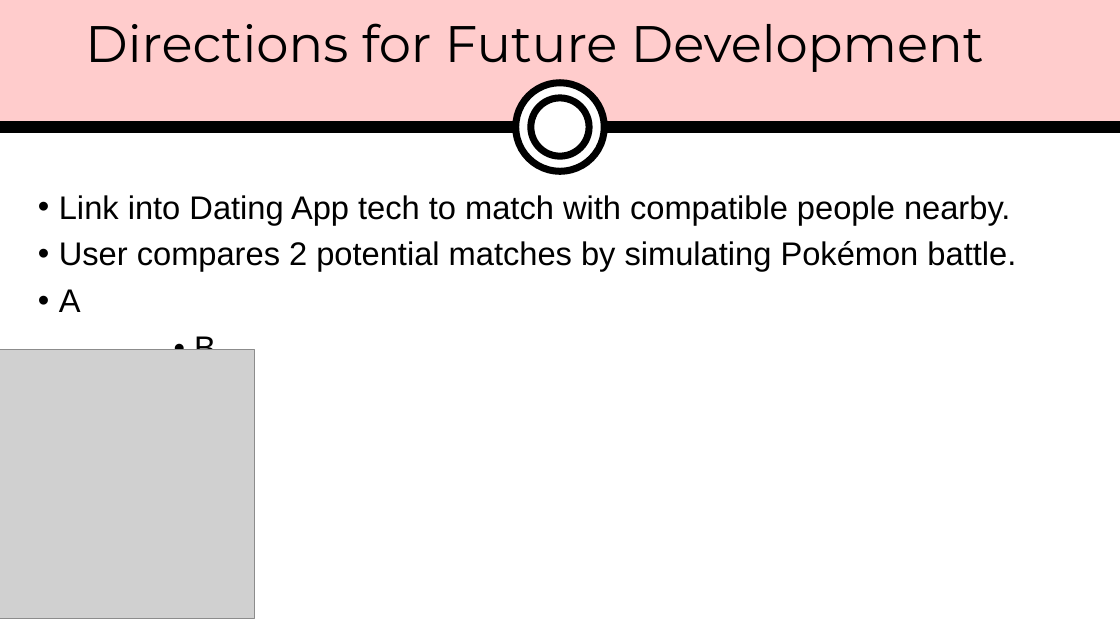
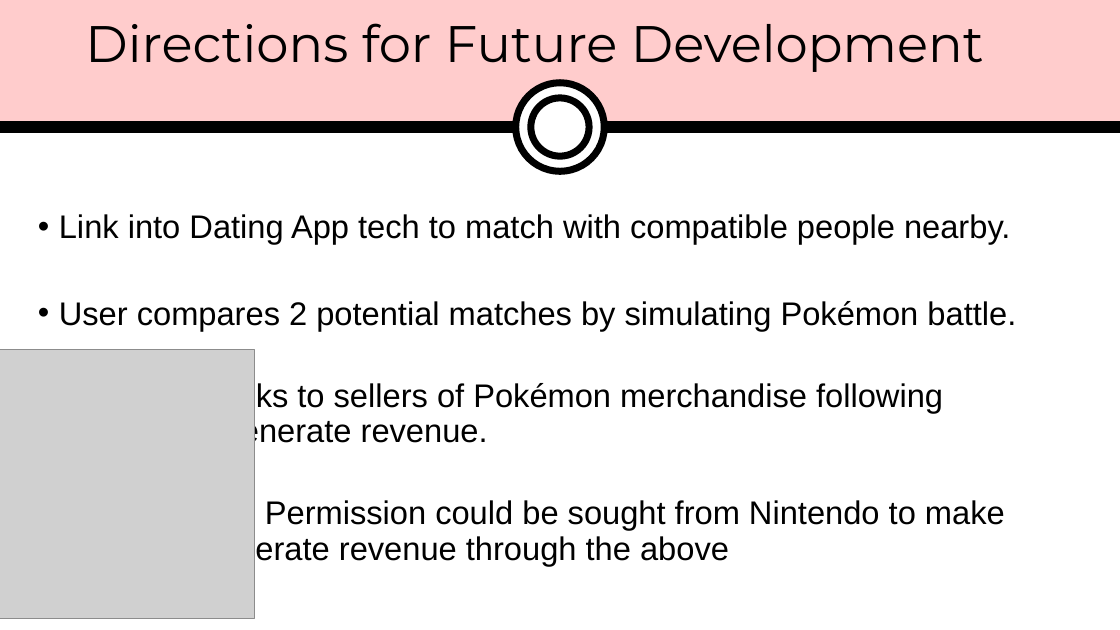
Before and after one commit to thomasmaglaris/Professor-Oak-s-Pokemon-Love-Calculator, a slide deck: slide 9 of presentation-materials/PokemonPresentation.pptx. Drawn at 1120x630 pixels with LibreOffice and Linux fonts; fonts in the diff are those of the drawing; grey boxes stand for pictures. Boxes give left, top, right and bottom in pixels: in the first picture for what was removed or moved away, otherwise in the second. Text is boxed around its words. In the diff, an @@ line names an element or a change of style, - is before the commit and + after.

```diff
--- a/presentation-materials/PokemonPresentation.pptx
+++ b/presentation-materials/PokemonPresentation.pptx
@@ text "Link into Dating App tech ..." moved from (x1=38, y1=195, x2=1016, y2=350) to (x1=59, y1=214, x2=1016, y2=566) @@
@@ text at (x1=201, y1=381, x2=1005, y2=566): text changed @@
-• A
-• B
+• Links to sellers of Pokémon merchandise following result, could generate revenue.
+• • Permission could be sought from Nintendo to make the app generate revenue through the above
```
Also in this commit, not shown: 7 other slides changed, 3 other files.
